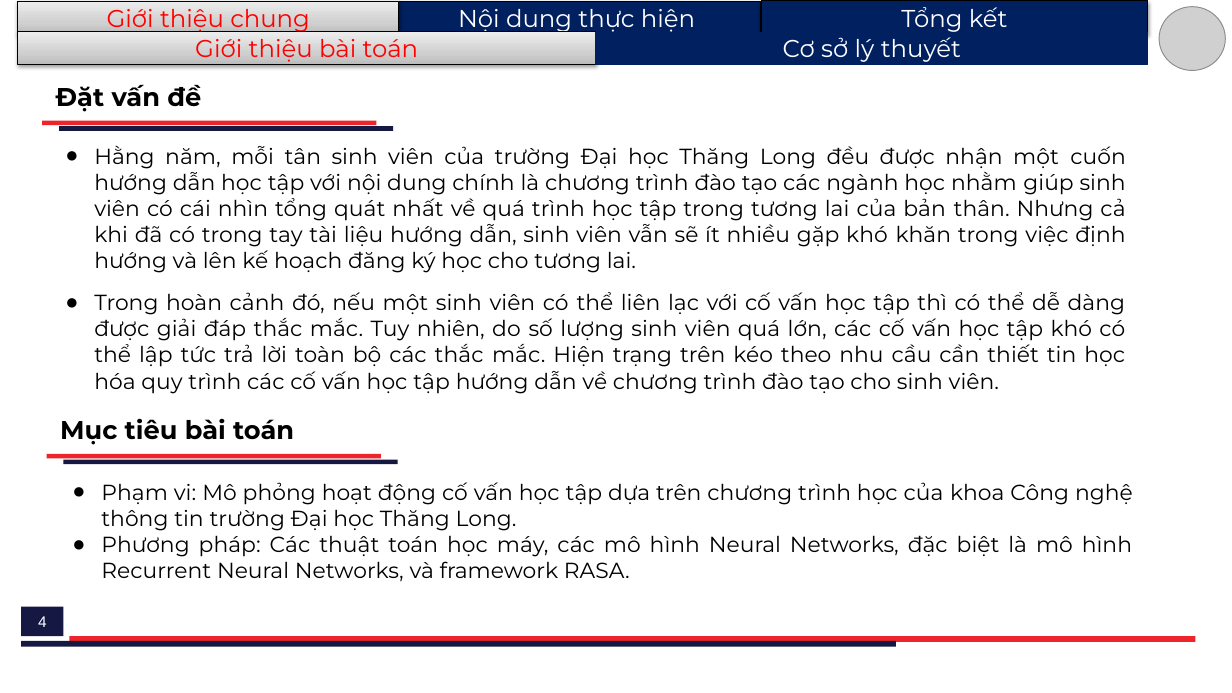
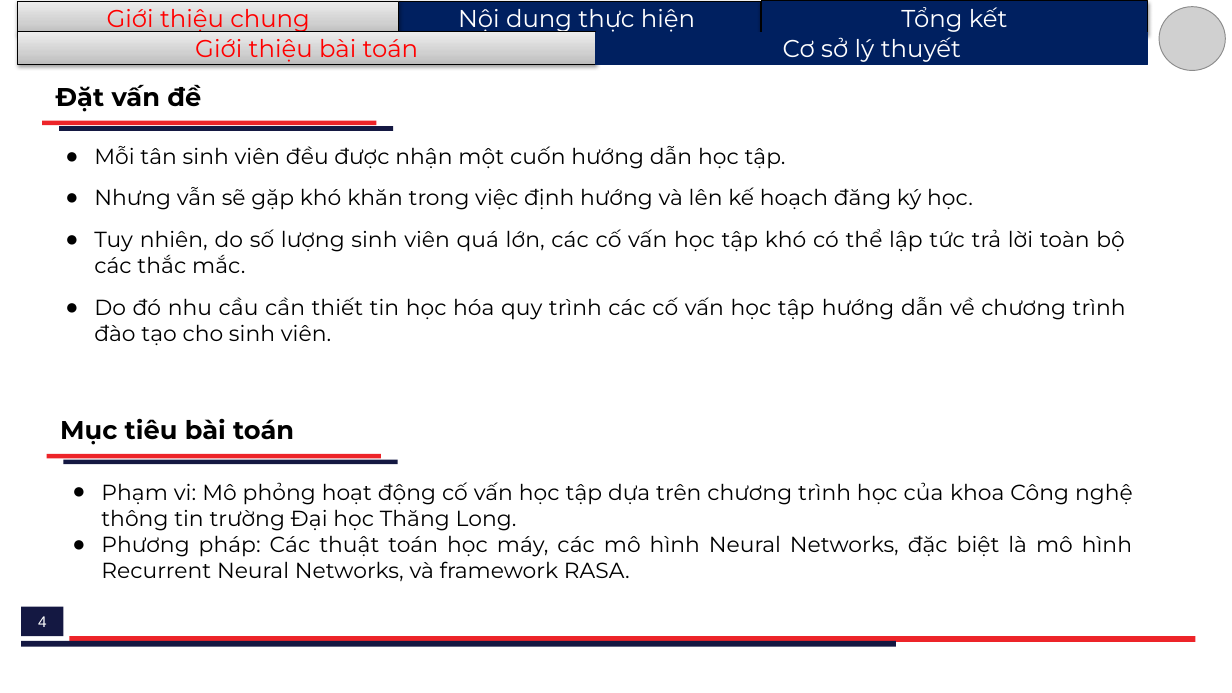
Before and after one commit to H4ll3y/Rasa-Consultant, a slide deck: slide 4 of doc/A37134_LeQuangHuy.pptx. Drawn at 1232x693 pixels with LibreOffice and Linux fonts; fonts in the diff are those of the drawing; grey boxes stand for pictures. Boxes give left, top, right and bottom in pixels: in the first picture for what was removed or moved away, otherwise in the second. Text is boxed around its words. In the diff, an @@ line names an element or a change of style, - is before the commit and + after.

```diff
--- a/doc/A37134_LeQuangHuy.pptx
+++ b/doc/A37134_LeQuangHuy.pptx
@@ text at [94, 146, 1126, 345]: text changed @@
-● Hằng năm, mỗi tân sinh viên của trường Đại học Thăng Long đều được nhận một cuốn hướng dẫn học tập với nội dung chính là chương trình đào tạo các ngành học nhằm giúp sinh viên có cái nhìn tổng quát nhất về quá trình học tập trong tương lai của bản thân. Nhưng cả khi đã có trong tay tài liệu hướng dẫn, sinh viên vẫn sẽ ít nhiều gặp khó khăn trong việc định hướng và lên kế hoạch đăng ký học cho tương lai.
-● Trong hoàn cảnh đó, nếu một sinh viên có thể liên lạc với cố vấn học tập thì có thể dễ dàng được giải đáp thắc mắc. Tuy nhiên, do số lượng sinh viên quá lớn, các cố vấn học tập khó có thể lập tức trả lời toàn bộ các thắc mắc. Hiện trạng trên kéo theo nhu cầu cần thiết tin học hóa quy trình các cố vấn học tập hướng dẫn về chương trình đào tạo cho sinh viên.
+● Mỗi tân sinh viên đều được nhận một cuốn hướng dẫn học tập.
+● Nhưng vẫn sẽ gặp khó khăn trong việc định hướng và lên kế hoạch đăng ký học.
+● Tuy nhiên, do số lượng sinh viên quá lớn, các cố vấn học tập khó có thể lập tức trả lời toàn bộ các thắc mắc.
+● Do đó nhu cầu cần thiết tin học hóa quy trình các cố vấn học tập hướng dẫn về chương trình đào tạo cho sinh viên.
```
Also in this commit, not shown: 6 other slides changed, 4 slides added, 2 other files.
